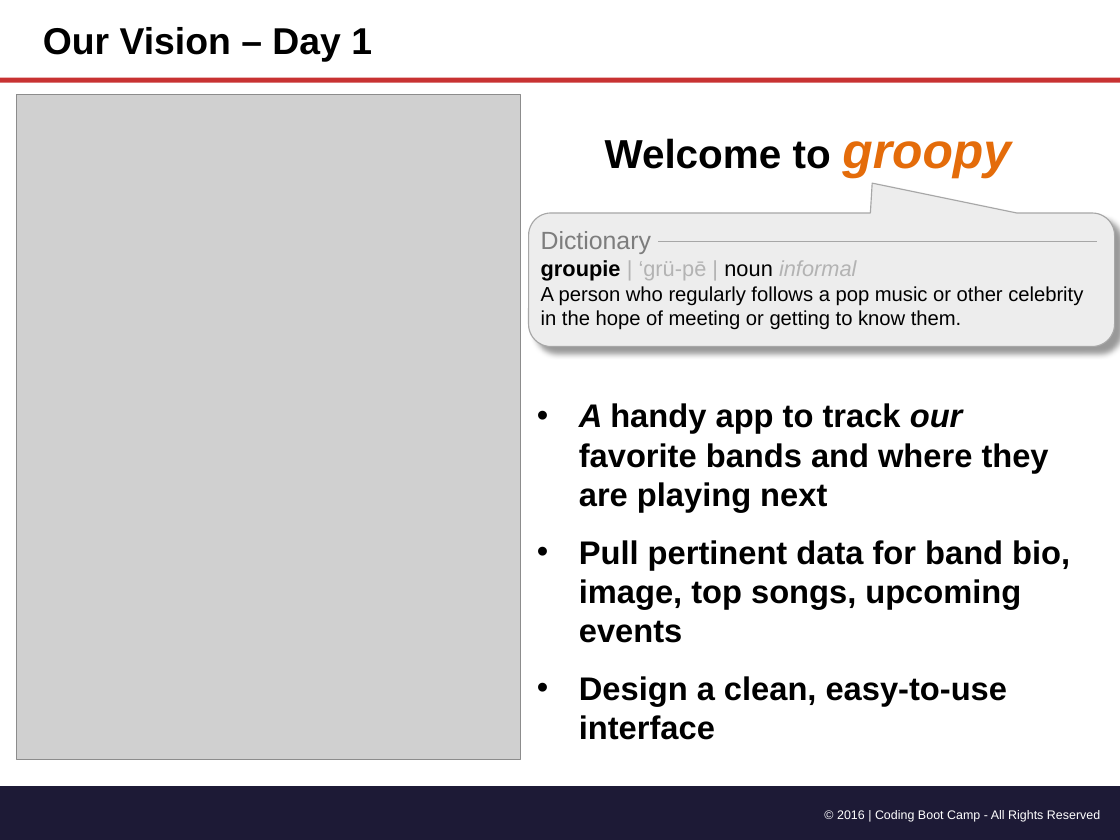
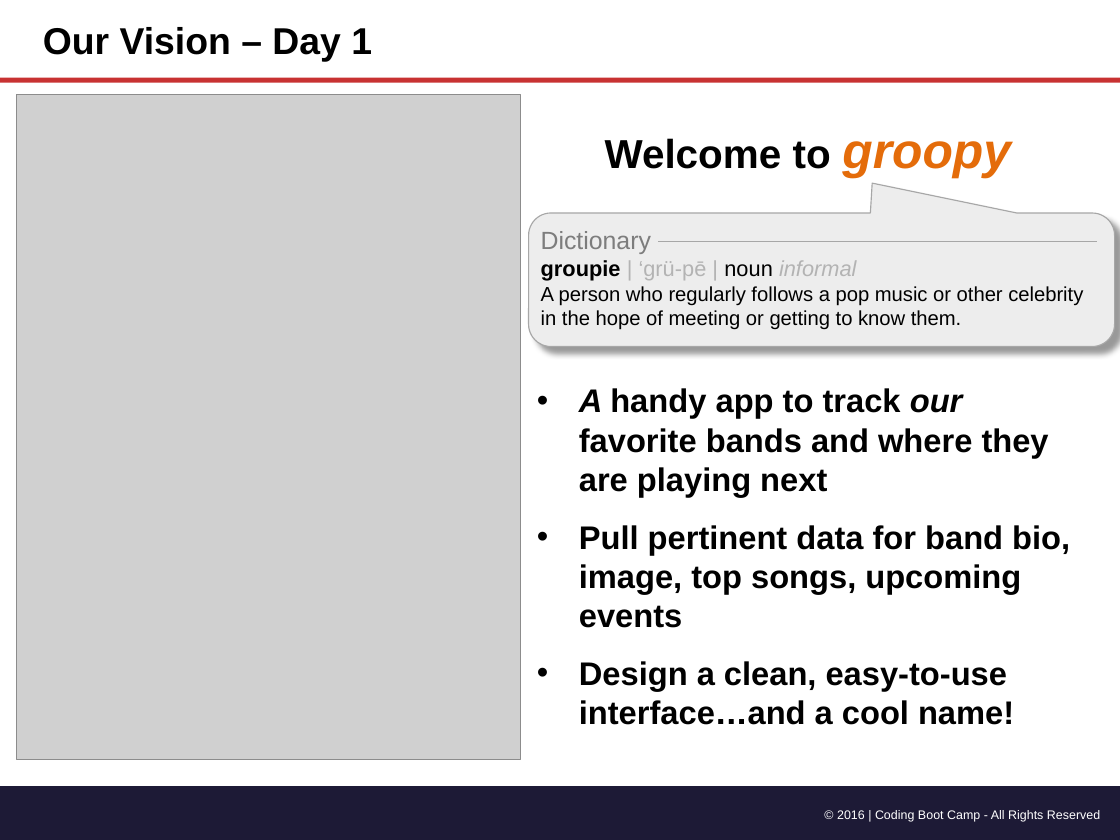
Before and after one commit to grupy-inc/grupy, a slide deck: slide 2 of Groopy Project Overview.pptx. Drawn at 1120x840 pixels with LibreOffice and Linux fonts; fonts in the diff are those of the drawing; grey boxes stand for pictures. Boxes give left, top, right and bottom in pixels: in the first picture for what was removed or moved away, otherwise in the second. Text is boxed around its words. In the diff, an @@ line names an element or a change of style, - is before the commit and + after.

```diff
--- a/Groopy Project Overview.pptx
+++ b/Groopy Project Overview.pptx
@@ text "A handy app to track ...": place and size @@
-text "A handy app to track ..." at box(579, 138, 1070, 740)
+text "A handy app to track ..." at box(579, 388, 1070, 725)
@@ text at box(579, 661, 1008, 725): text changed @@
-• Design a clean, easy-to-use interface
+• Design a clean, easy-to-use interface…
@@ text added at box(748, 700, 1014, 725), 21 pt, text #000000, bold @@
+…and a cool name!
```
Also in this commit, not shown: 2 other slides changed, 2 slides added, 1 other file.
